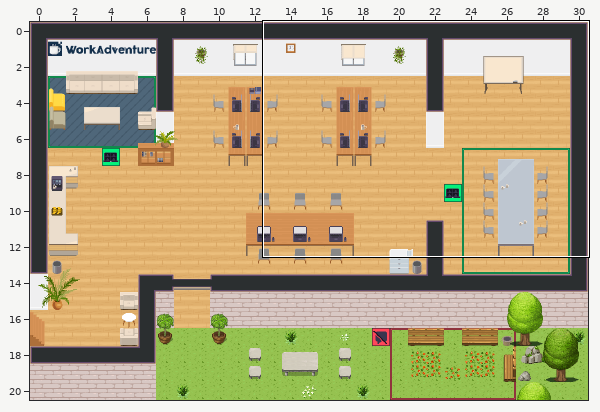
One commit to this Tiled map (JSON): office.tmj. The first picture is a wide view before the edit; the outline marks the close-up.
Close-up. Before the edit:
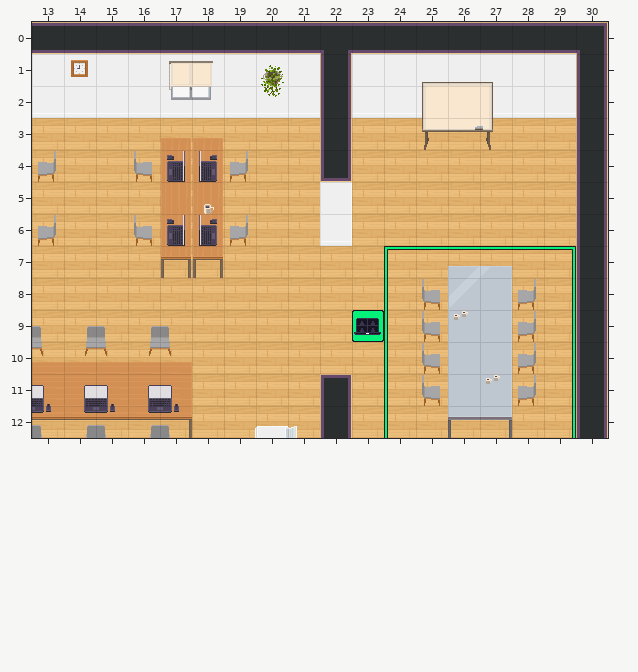
Cells are 32x32 px. Shown: x 13..30, y 0..12. The commit also changed other parts of the map, which this record leaves out.
And afterwards:
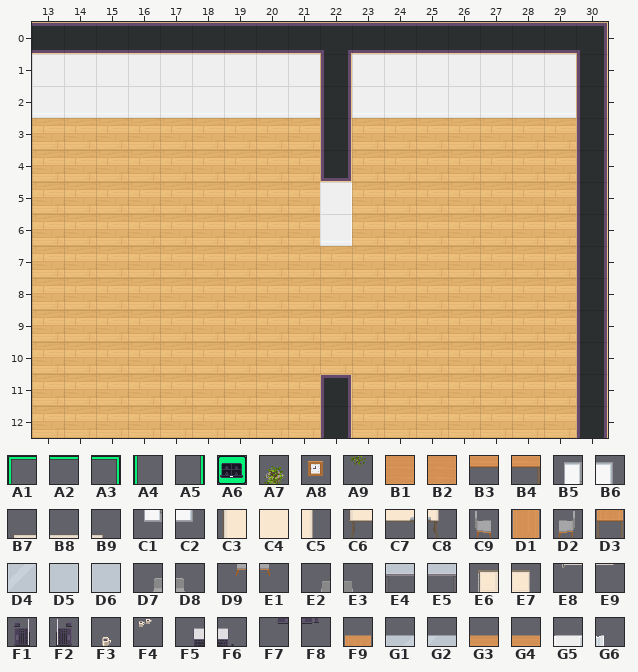
Key: from "Chunk 1": A1 5, A2 6, A3 7, A4 8, A5 9, A6 13, A7 46, A8 47, A9 48, B1 50, B2 51, B3 53, B4 54, B5 65, B6 66, B7 67, B8 68, B9 69, C1 73, C2 74, C3 75, C4 76, C5 77, C6 82, C7 83, C8 84, C9 87, D1 88, D2 89, D3 95, D4 98, D5 99, D6 99 flipped left-right, D7 102, D8 103, D9 106, E1 107, E2 111, E3 112, E4 113, E5 114, E6 143, E7 144, E8 147, E9 148, F1 150, F2 151, F3 153, F4 155, F5 158, F6 159, F7 160, F8 161, F9 165, G1 170, G2 171, G3 173, G4 174, G5 177 flipped left-right, G6 178 flipped left-right.
__ is an empty cell.
Difference:
Layer "floor/floor2" (removed):
y 7: x 24..29 A1 A2 A2 A2 A2 A3 -> __ __ __ __ __ __
y 8: x 24 A4 -> __; x 29 A5 -> __
y 9: x 23..24 A6 A4 -> __ __; x 29 A5 -> __
y 10..12: x 24 A4 -> __; x 29 A5 -> __
Layer "walls/walls2" (removed):
y 1: x 14 A8 -> __; x 20 A7 -> __
y 2: x 20 A9 -> __
Layer "furniture/furniture1" (removed):
y 11: x 13..17 B1 B1 B1 B1 B2 -> __ __ __ __ __
y 12: x 13..17 B3 B3 B3 B3 B4 -> __ __ __ __ __
Layer "furniture/furniture2" (removed):
y 1: x 17..18 B5 B6 -> __ __; x 25..27 B7 B8 B9 -> __ __ __
y 2: x 17..18 C1 C2 -> __ __; x 25..27 C3 C4 C5 -> __ __ __
y 3: x 25..27 C6 C7 C8 -> __ __ __
y 4: x 13 D2 -> __; x 16..19 C9 D1 D1 D2 -> __ __ __ __
y 5: x 17..18 D1 D1 -> __ __
y 6: x 13 D2 -> __; x 16..19 C9 D1 D1 D2 -> __ __ __ __
y 7: x 17..18 D3 D3 -> __ __
y 8: x 25..28 C9 D4 D5 D2 -> __ __ __ __
y 9: x 13..17 D8 D7 D8 D7 D8 -> __ __ __ __ __; x 25..28 C9 D6 D5 D2 -> __ __ __ __
y 10: x 13..17 E1 D9 E1 D9 E1 -> __ __ __ __ __; x 25..28 C9 D6 D5 D2 -> __ __ __ __
y 11: x 25..28 C9 D6 D5 D2 -> __ __ __ __
y 12: x 13..17 E3 E2 E3 E2 E3 -> __ __ __ __ __; x 26..27 E4 E5 -> __ __
Layer "furniture/furniture3" (removed):
y 1: x 17..18 E6 E7 -> __ __
y 2: x 17..18 E8 E9 -> __ __
y 4: x 17..18 F1 F2 -> __ __
y 5: x 18 F3 -> __
y 6: x 17..18 F1 F2 -> __ __
y 9: x 26 F4 -> __
y 11: x 13..17 F6 F5 F6 F5 F6 -> __ __ __ __ __; x 27 F4 -> __
y 12: x 13..17 F8 F7 F8 F7 F8 -> __ __ __ __ __
Layer "above/above1" (removed):
y 3: x 17..18 F9 F9 -> __ __
y 7: x 26..27 G1 G2 -> __ __
y 10: x 13..17 G3 G3 G3 G3 G4 -> __ __ __ __ __
y 12: x 20..21 G5 G6 -> __ __
